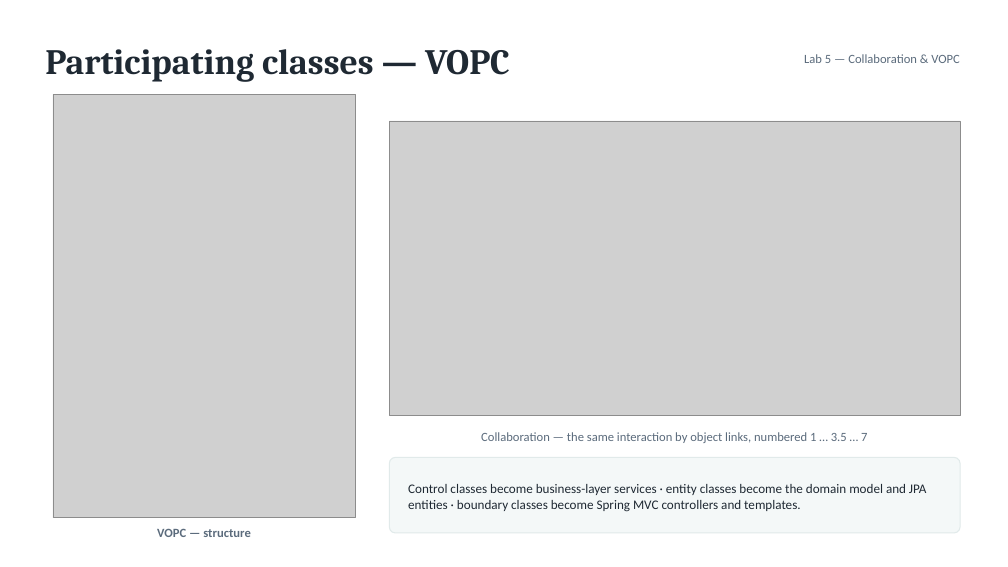
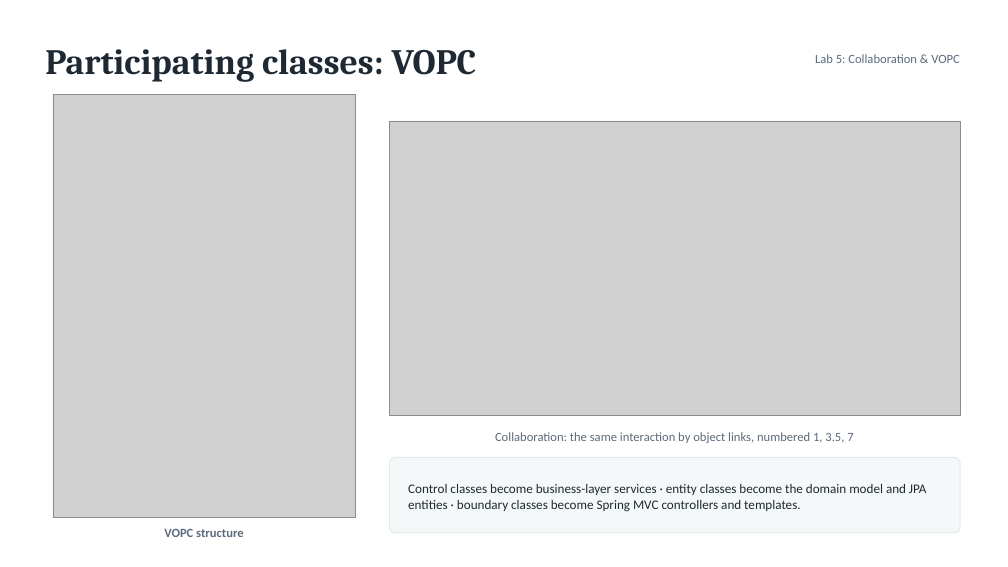
Before and after one commit to ElfatihZiad/eregistrar, a slide deck: slide 9 of presentation/eRegistrar_Requirements_Design.pptx. Drawn at 1008x567 pixels with LibreOffice and Linux fonts; fonts in the diff are those of the drawing; grey boxes stand for pictures. Boxes give left, top, right and bottom in pixels: in the first picture for what was removed or moved away, otherwise in the second. Text is boxed around its words. In the diff, an @@ line names an element or a change of style, - is before the commit and + after.

```diff
--- a/presentation/eRegistrar_Requirements_Design.pptx
+++ b/presentation/eRegistrar_Requirements_Design.pptx
@@ text at <box>45,49,477,82</box>: text changed @@
-Participating classes — VOPC
+Participating classes: VOPC
@@ text at <box>815,54,960,63</box>: text changed @@
-Lab 5 — Collaboration & VOPC
+Lab 5: Collaboration & VOPC
@@ text at <box>495,432,853,443</box>: text changed @@
-Collaboration — the same interaction by object links, numbered 1 … 3.5 … 7
+Collaboration: the same interaction by object links, numbered 1, 3.5, 7
@@ text at <box>164,529,243,537</box>: text changed @@
-VOPC — structure
+VOPC structure
```
Also in this commit, not shown: 8 other slides changed, 47 other files.
